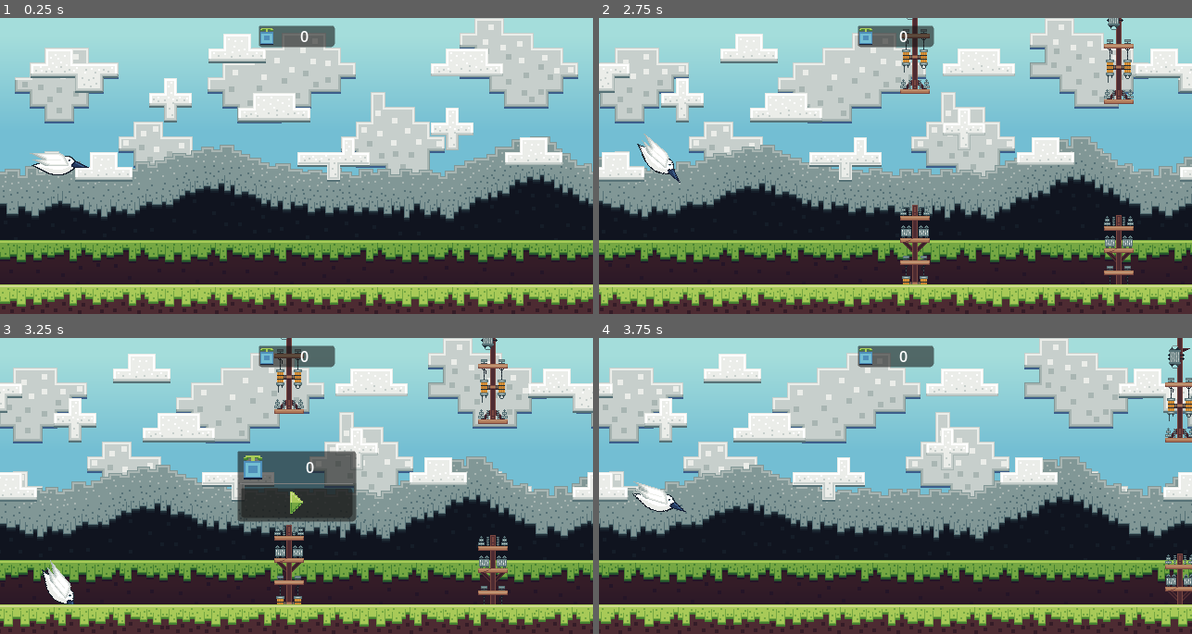
Above: before the commit, frames 1-4 (two rows, left to right).
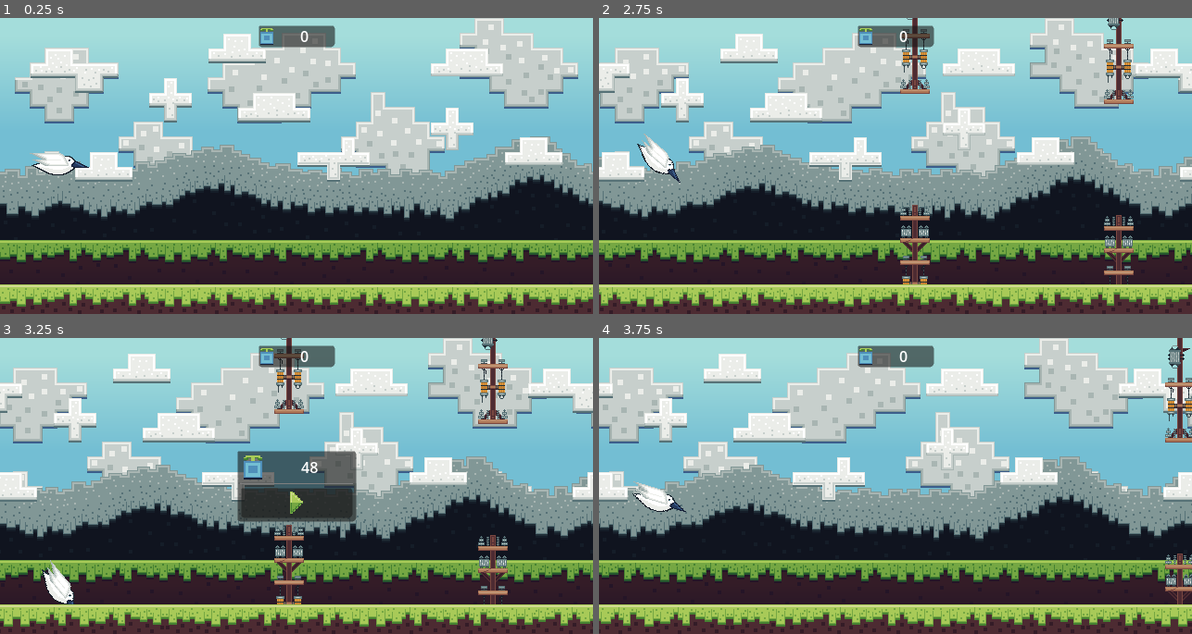
Above: after the commit, the same moments.

Repository: VirtualG450/wing-flapper
Game: Godot game, scene res://Scenes/GameRoot.tscn
Same seed, same stepped clock (60 frames per second), same inputs: the game is played once before the commit and once after it.
Inputs (mouse positions are in pixels of both pictures, inside the frame that each line leads up to):
- Up to frame 1 (0.25 s): no input
- Up to frame 2 (2.75 s): tap Enter at 0.5 s; move the mouse to (1025, 151) at 0.52 s; click (1025, 151) at 0.77 s; click (1025, 151) at 1.07 s; move the mouse to (776, 180) at 1.27 s; click (776, 180) at 1.52 s; click (776, 180) at 1.82 s; move the mouse to (954, 100) at 2.02 s
- Up to frame 3 (3.25 s): move the mouse to (266, 545) at 2.77 s; click (266, 545) at 3.02 s
- Up to frame 4 (3.75 s): click (865, 545) at 3.32 s; click (895, 503) at 3.5 s

Frames 1-2 are identical in both runs. In frame 3, less than 0.1% of the frame differs, in the area x 50-54%, y 41-46%; in frame 4, nothing differs.

Commit message:
0.2.5 Dibujando area 2
Continuando con el area 2, de momento tengo graficos para el suelo y detalles cercanos, el cielo tiene un gradiente basico.

Falta los detalles lejanos y el obstaculo, posiblemente añada decoracion de horas en los bordes superior e inferior.

Diff:
--- a/Scenes/GameRoot.tscn
+++ b/Scenes/GameRoot.tscn
@@ -230,6 +230,7 @@
 
 [node name="AreaSprite" type="Sprite2D" parent="AreaDecor" unique_id=918945086]
 texture = SubResource("AtlasTexture_ffosx")
+centered = false
 
 [node name="Ceiling" type="StaticBody2D" parent="." unique_id=1263469236]
 position = Vector2(320, -16)
--- a/Script/game_root.gd
+++ b/Script/game_root.gd
@@ -36,11 +36,11 @@
 	Rect2(0, 128, 640, 32),
 ]
 # Game state
-var points := 0
+var points := 48
 var last_area := 0
 # Animations
 var tween1 : Tween
-const time1 := 0.5
+const time1 := 1.5
 
 func _ready():
 	stop_parallaxes()
@@ -110,11 +110,14 @@
 	if tween1:
 		tween1.kill()
 	tween1 = create_tween()
-	tween1.tween_property(sky_sprite,"texture:region", area_rects[area], time1)
-	tween1.tween_property(far_sprite,"texture:region", area_rects[area], time1)
-	tween1.tween_property(close_sprite,"texture:region", area_rects[area], time1)
-	tween1.tween_property(floor_sprite,"texture:region", floor_rects[area], time1)
-	tween1.tween_property(decor_sprite,"texture:region", area_rects[area], time1)
+	tween1.set_parallel()
+	tween1.set_trans(Tween.TRANS_BACK)
+	tween1.set_ease(Tween.EASE_OUT)
+	tween1.tween_property(sky_sprite,"texture:region", area_rects[area], time1).set_delay(1)
+	tween1.tween_property(far_sprite,"texture:region", area_rects[area], time1).set_delay(2)
+	tween1.tween_property(close_sprite,"texture:region", area_rects[area], time1).set_delay(3)
+	tween1.tween_property(floor_sprite,"texture:region", floor_rects[area], time1).set_delay(4)
+	tween1.tween_property(decor_sprite,"texture:region", area_rects[area], time1).set_delay(5)
 
 func stop_parallaxes() -> void:
 	sky_parallax.autoscroll.x = 0
Binary file changed: Assets/Graphics/CloseDetailsAtlas.png
Binary file changed: Assets/Graphics/FarDetailsAtlas.png
Binary file changed: Assets/Graphics/FloorAtlas.png
Binary file changed: Assets/Graphics/SkyAtlas.png
